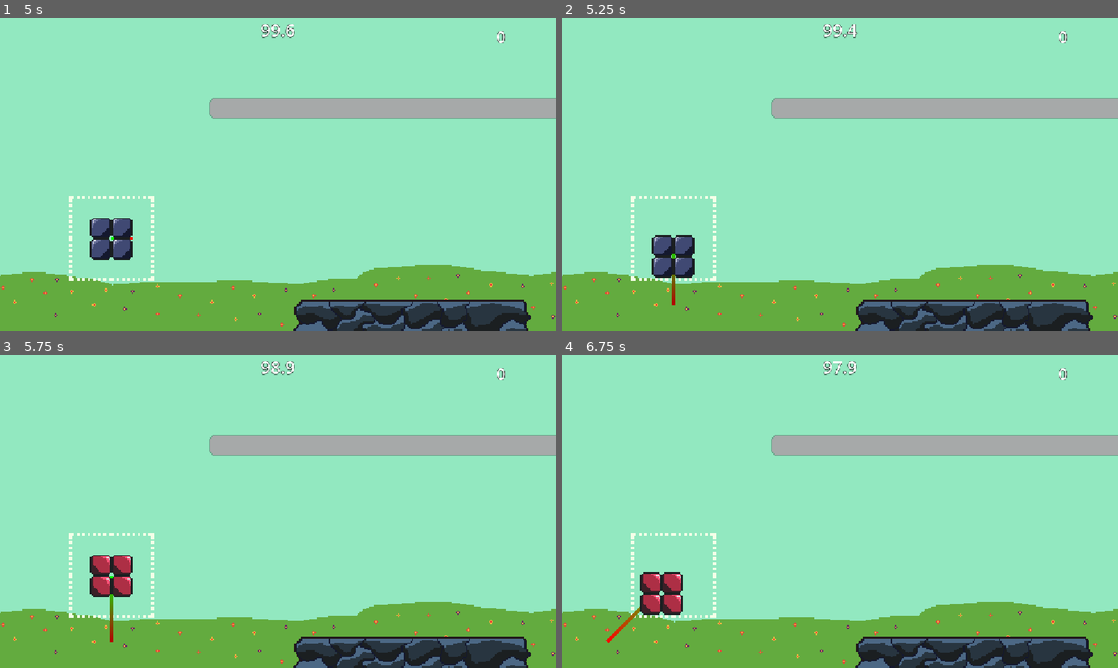
Above: before the commit, frames 1-4 (two rows, left to right).
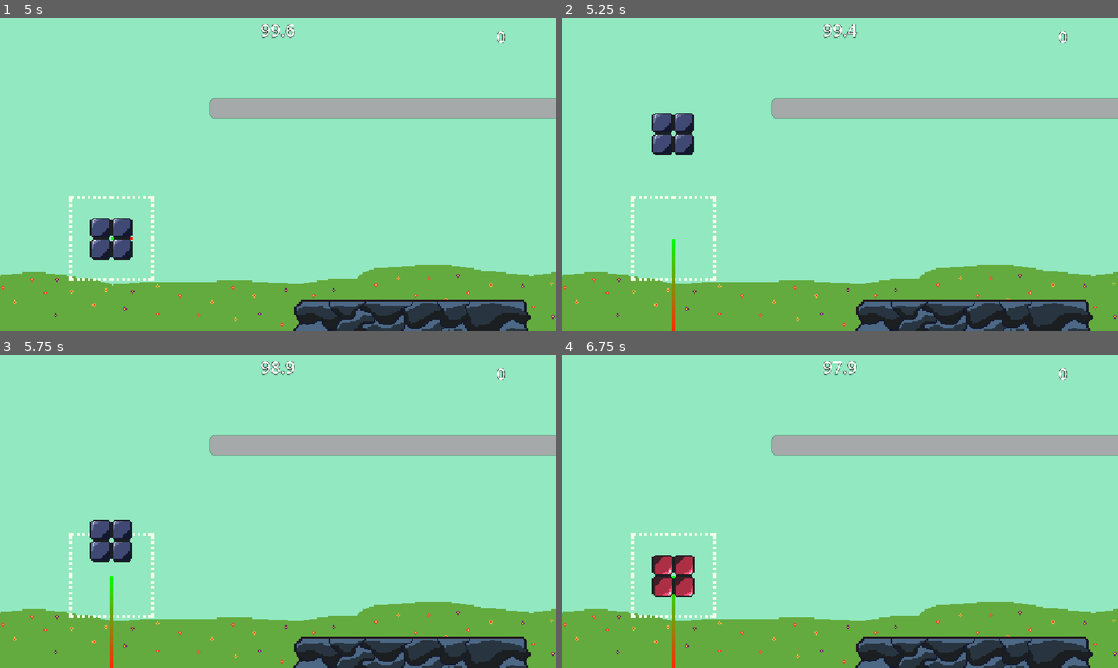
Above: after the commit, the same moments.

Repository: tylergreg95/godot-wild-jam-99
Game: Godot game, scene res://StartMenu/start_menu.tscn
The game is run twice, just before and just after one commit, with the same random seed, the same clock (stepped at 60 frames per second) and the same inputs.
Inputs (mouse positions are in pixels of both pictures, inside the frame that each line leads up to):
- Up to frame 1 (5 s): click "PLAY" at 0.5 s; move the mouse to (400, 158) at 1.27 s; press the mouse at (400, 158) at 1.28 s; hold D (rotate_right) 1.28-2.03 s; move the mouse to (166, 190) at 2.02 s; release the mouse at (166, 190) at 2.03 s; hold A (rotate_left) 2.03-2.78 s; click (166, 190) at 2.1 s; tap Enter at 2.75 s; move the mouse to (333, 105) at 2.77 s; press the mouse at (333, 105) at 2.78 s; hold D (rotate_right) 2.78-4.28 s; tap Space at 3.5 s; move the mouse to (250, 237) at 3.52 s; release the mouse at (250, 237) at 3.53 s; click (250, 237) at 3.6 s; move the mouse to (111, 240) at 4.27 s; press the mouse at (111, 240) at 4.28 s; hold A (rotate_left) from 4.28 s (still down)
- Up to frame 2 (5.25 s): keep holding A (rotate_left); tap Enter at 5 s; move the mouse to (673, 127) at 5.02 s; release the mouse at (673, 127) at 5.03 s; click (673, 127) at 5.1 s
- Up to frame 3 (5.75 s): keep holding A (rotate_left)
- Up to frame 4 (6.75 s): move the mouse to (673, 577) at 5.77 s; press the mouse at (673, 577) at 5.78 s; move the mouse to (756, 433) at 6.52 s; release A (rotate_left) at 6.53 s; release the mouse at (756, 433) at 6.53 s; hold D (rotate_right) from 6.53 s (still down); click (756, 433) at 6.6 s

Frame 1 is identical in both runs. In frame 2, 2.1% of the frame differs, in the area x 16-24%, y 30-100%; in frame 3, 2.0%; in frame 4, 1.7%.

Commit message:
height goal complete dynamic pitch sfx

Diff:
--- a/Level/tower_manager.gd
+++ b/Level/tower_manager.gd
@@ -6,11 +6,15 @@
 @export var height_goal_delta: float = 400
 @export var tower_pieces_in_tower: Array[TowerPiece] = []
 
+@onready var height_goal_complete: AudioStreamPlayer = $HeightGoalComplete
+
+
 const X_OFFSET: float = 450.0
 
 var current_height_goal: float = 0
 var height_goal_area: PackedScene = preload("uid://ba1v7jol1ak3s")
 var current_height_goal_instance: Area2D
+var height_goal_complete_sound_pitch: float = 1.0
 
 func _ready() -> void:
 	current_height_goal_instance = create_next_height_goal()
@@ -43,6 +47,9 @@
 	if current_height_goal_instance.has_overlapping_bodies():
 		current_height_goal_instance.call_deferred("queue_free")
 		var next_height_goal = create_next_height_goal()
+		height_goal_complete.pitch_scale = height_goal_complete_sound_pitch
+		height_goal_complete.play()
+		height_goal_complete_sound_pitch += 0.1
 		goal_completed.emit()
 		freeze_current_tower()
 		current_height_goal_instance = next_height_goal
--- a/Level/tower_manager.tscn
+++ b/Level/tower_manager.tscn
@@ -1,6 +1,7 @@
 [gd_scene format=3 uid="uid://cvxjyovty6tlw"]
 
 [ext_resource type="Script" uid="uid://dqu82ju8ox5p6" path="res://Level/tower_manager.gd" id="1_j4r2g"]
+[ext_resource type="AudioStream" uid="uid://c6rp5lqj3boa1" path="res://Sounds/tada.wav" id="2_gqioc"]
 
 [node name="TowerManager" type="Node2D" unique_id=426100245]
 script = ExtResource("1_j4r2g")
@@ -9,4 +10,8 @@
 wait_time = 3.0
 one_shot = true
 
+[node name="HeightGoalComplete" type="AudioStreamPlayer" parent="." unique_id=2026239407]
+stream = ExtResource("2_gqioc")
+volume_db = -5.474
+
 [connection signal="timeout" from="HeightGoalCompleteTimer" to="." method="_on_height_goal_complete_timer_timeout"]
--- a/TowerPieces/tower_piece.gd
+++ b/TowerPieces/tower_piece.gd
@@ -24,17 +24,17 @@
 func _input(event: InputEvent) -> void:
 	if event is InputEventMouseMotion and piece_following_cursor:
 		var mouse_pos: Vector2 = get_global_mouse_position()
-		var new_pos: Vector2 = Vector2(
-			clampf(
-				mouse_pos.x,
-				original_position.x - max_x_drag,
-				original_position.x + max_x_drag),
-			clampf(
-				mouse_pos.y,
-				original_position.y - max_x_drag,
-				original_position.y + max_x_drag)
-			)
-		#DEBUG#var new_pos: Vector2 = Vector2(mouse_pos.x, mouse_pos.y)
+		#var new_pos: Vector2 = Vector2(
+			#clampf(
+				#mouse_pos.x,
+				#original_position.x - max_x_drag,
+				#original_position.x + max_x_drag),
+			#clampf(
+				#mouse_pos.y,
+				#original_position.y - max_x_drag,
+				#original_position.y + max_x_drag)
+			#)
+		var new_pos: Vector2 = Vector2(mouse_pos.x, mouse_pos.y)
 		global_position = new_pos
 		position_changed.emit(global_position)
 	if clickable and not piece_following_cursor:
@@ -70,7 +70,7 @@
 	var distance: float = release_position.distance_to(original_position)
 	freeze = false
 	launch_sound.play()
-	linear_velocity = direction * distance * launch_force
+	#linear_velocity = direction * distance * launch_force
 	pass
 
 func setup(sprite_index: int):
Not shown, added: Sounds/tada.wav.import
Not shown, added: Level/397354__plasterbrain__tada-fanfare-f.flac
Not shown, added: Sounds/397354__plasterbrain__tada-fanfare-f.flac
Not shown, added: Sounds/tada.wav
